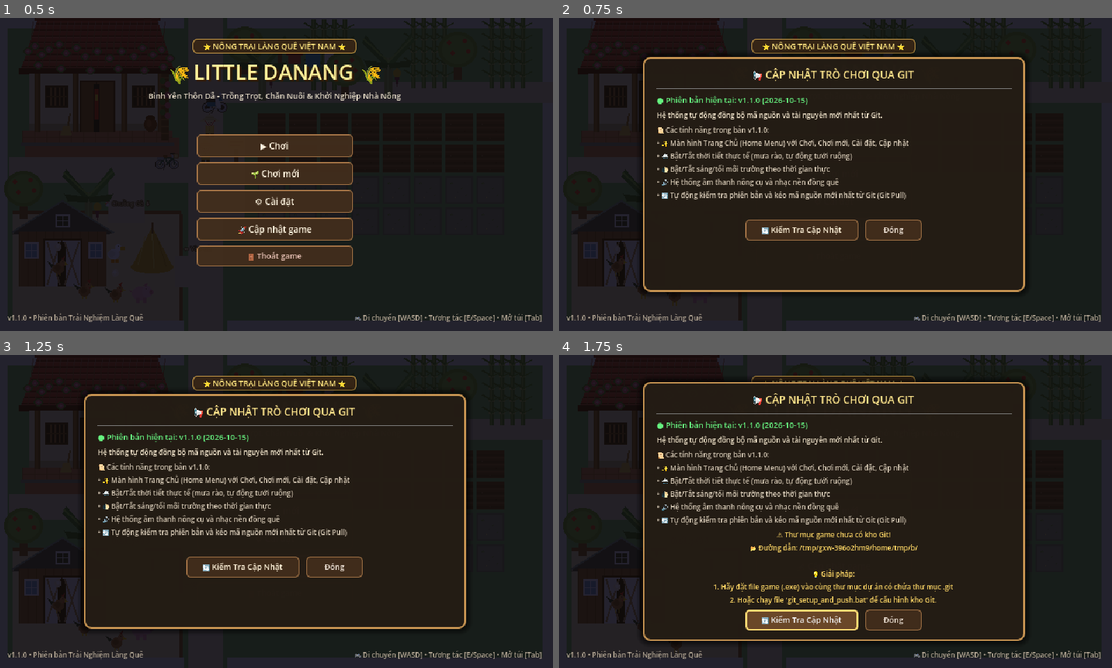
Above: before the commit, frames 1-4 (two rows, left to right).
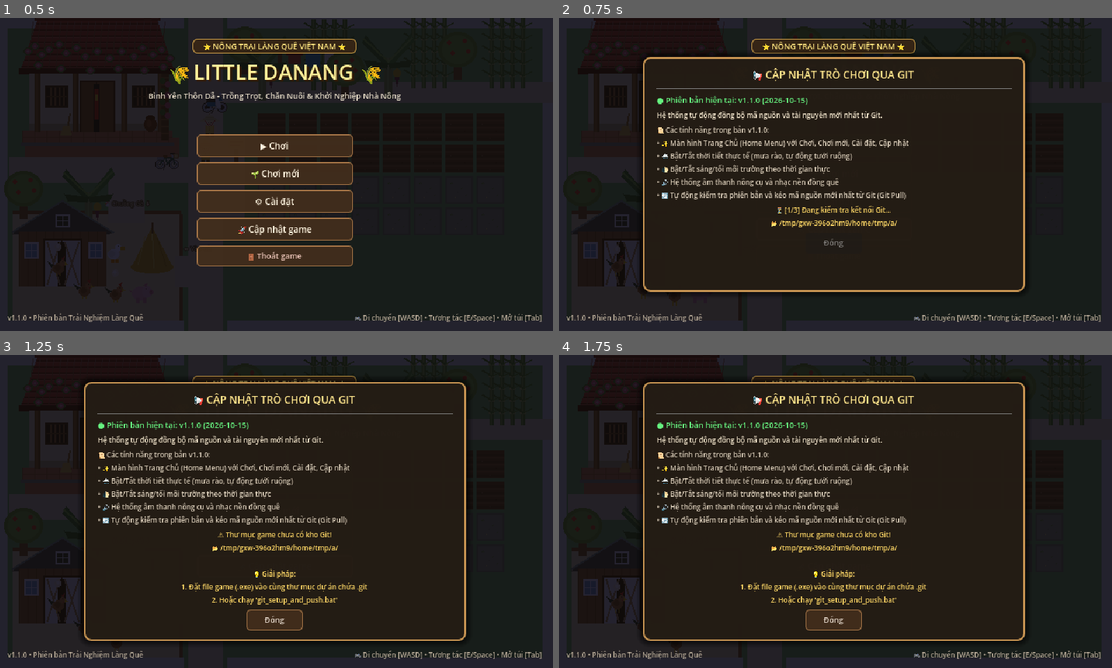
Above: after the commit, the same moments.

Repository: zinh8803/FARM
Game: Godot game, scene res://scenes/main.tscn
Same seed, same stepped clock (60 frames per second), same inputs: the game is played once before the commit and once after it. Sound files missing from this copy of the repository are replaced by a short silence.
Inputs (mouse positions are in pixels of both pictures, inside the frame that each line leads up to):
- Up to frame 1 (0.5 s): no input
- Up to frame 2 (0.75 s): click "🚀 Cập nhật game" at 0.5 s
- Up to frame 3 (1.25 s): no input
- Up to frame 4 (1.75 s): click (802, 567) at 1.25 s, where only the run before the commit has a clickable "🔄 Kiểm Tra Cập Nhật"

Frame 1 is identical in both runs. In frame 2, 2.2% of the frame differs, in the area x 33-66%, y 60-74%; in frame 3, 11%, in the area x 15-85%, y 6-92%; in frame 4, 3.4%.

Commit message:
Simplify update: one-click auto fetch+pull, no extra buttons needed

Diff:
--- a/scripts/home_menu.gd
+++ b/scripts/home_menu.gd
@@ -182,11 +182,16 @@
 	if audio_manager:
 		audio_manager.play_click()
 	load_version_file()
-	update_feedback_label.text = ""
+
+	# Mở panel và bắt đầu cập nhật ngay lập tức
+	btn_restart_game.visible = false
+	btn_check_update.visible = false
 	btn_pull_update.visible = false
-	btn_restart_game.visible = false
-	btn_check_update.disabled = false
+	btn_close_update.disabled = true
 	update_panel.visible = true
+
+	# Chạy toàn bộ quy trình: fetch → pull tự động
+	await _do_auto_update()
 
 func _on_close_update_pressed() -> void:
 	if audio_manager:
@@ -208,56 +213,31 @@
 	var cmd = "cd /d \"%s\" && git %s" % [game_dir, git_args]
 	return OS.execute("cmd.exe", ["/c", cmd], output, true)
 
-func _on_check_update_pressed() -> void:
-	if audio_manager:
-		audio_manager.play_click()
-
+# Quy trình cập nhật tự động: fetch + pull trong 1 bước
+func _do_auto_update() -> void:
 	var game_dir = get_game_dir()
-	update_feedback_label.text = "⏳ Đang kết nối Git repository kiểm tra phiên bản...\n📂 Thư mục: " + game_dir
-	btn_check_update.disabled = true
-
-	# Kiểm tra trạng thái Git local và remote qua command line
-	var output = []
-	var exit_code = git_execute("remote -v", output)
-
-	if exit_code != 0 or output.is_empty() or str(output[0]).strip_edges() == "":
-		update_feedback_label.text = "⚠️ Thư mục game chưa có kho Git!\n📂 Đường dẫn: " + game_dir + "\n\n💡 Giải pháp:\n1. Hãy đặt file game (.exe) vào cùng thư mục dự án có chứa thư mục .git\n2. Hoặc chạy file 'git_setup_and_push.bat' để cấu hình kho Git."
-		btn_check_update.disabled = false
-		return
-
-	# Thực hiện git fetch để kiểm tra commit mới
-	update_feedback_label.text = "⏳ Đang kiểm tra commit mới nhất từ Git (git fetch)..."
-	await get_tree().create_timer(0.3).timeout
+
+	# Bước 1: Kiểm tra Git có tồn tại không
+	update_feedback_label.text = "⏳ [1/3] Đang kiểm tra kết nối Git...\n📂 " + game_dir
+	await get_tree().create_timer(0.2).timeout
+
+	var remote_out = []
+	var remote_code = git_execute("remote -v", remote_out)
+
+	if remote_code != 0 or remote_out.is_empty() or str(remote_out[0]).strip_edges() == "":
+		update_feedback_label.text = "⚠️ Thư mục game chưa có kho Git!\n📂 " + game_dir + "\n\n💡 Giải pháp:\n1. Đặt file game (.exe) vào cùng thư mục dự án chứa .git\n2. Hoặc chạy 'git_setup_and_push.bat'"
+		btn_close_update.disabled = false
+		return
+
+	# Bước 2: Git fetch
+	update_feedback_label.text = "⏳ [2/3] Đang đồng bộ với GitHub (git fetch)..."
+	await get_tree().create_timer(0.2).timeout
 
 	var fetch_out = []
 	git_execute("fetch origin", fetch_out)
 
-	# So sánh commit local và remote
-	var status_out = []
-	git_execute("status -uno", status_out)
-	var status_text = status_out[0] if not status_out.is_empty() else ""
-
-	var ver = str(local_version_info.get("version", "1.1.0"))
-
-	if "behind" in status_text or "can be fast-forwarded" in status_text:
-		update_feedback_label.text = "🔔 Phát hiện mã nguồn phiên bản mới trên Git!\nNhấn nút 'Cập Nhật Git' bên dưới để đồng bộ về máy."
-		btn_pull_update.text = "⬇️ Cập Nhật Git (Pull)"
-		btn_pull_update.visible = true
-	else:
-		update_feedback_label.text = "✅ Bạn đang ở phiên bản mới nhất: v%s!\n(Nếu vừa push commit mới, bạn có thể bấm 'Đồng Bộ Lại' bên dưới)." % ver
-		btn_pull_update.text = "🔄 Đồng Bộ Lại (Git Pull)"
-		btn_pull_update.visible = true
-
-	btn_check_update.disabled = false
-
-func _on_pull_update_pressed() -> void:
-	if audio_manager:
-		audio_manager.play_click()
-
-	btn_pull_update.disabled = true
-	btn_check_update.disabled = true
-	update_feedback_label.text = "⏳ Đang kéo mã nguồn và tài nguyên mới nhất (git pull)..."
-
+	# Bước 3: Git pull
+	update_feedback_label.text = "⏳ [3/3] Đang kéo mã nguồn mới nhất (git pull)..."
 	await get_tree().create_timer(0.2).timeout
 
 	var pull_out = []
@@ -265,31 +245,39 @@
 	if code != 0:
 		code = git_execute("pull origin master", pull_out)
 
-	var result_msg = pull_out[0] if not pull_out.is_empty() else ""
+	var result_msg = str(pull_out[0]).strip_edges() if not pull_out.is_empty() else ""
+
+	btn_close_update.disabled = false
 
 	if code == 0:
 		load_version_file()
-		update_feedback_label.text = "🎉 Cập nhật thành công từ Git!\n" + result_msg.strip_edges()
-		btn_pull_update.visible = false
-		btn_restart_game.visible = true
-	else:
-		update_feedback_label.text = "❌ Quá trình Git pull gặp lỗi:\n" + result_msg.strip_edges() + "\n💡 Bạn có thể chạy file 'update_game.bat' trong thư mục để kiểm tra."
-		btn_pull_update.disabled = false
-
-	btn_check_update.disabled = false
+		var ver = str(local_version_info.get("version", "1.1.0"))
+
+		if "Already up to date" in result_msg or "Already up-to-date" in result_msg:
+			update_feedback_label.text = "✅ Game đã ở phiên bản mới nhất: v%s!\n\nKhông có bản cập nhật mới." % ver
+		else:
+			update_feedback_label.text = "🎉 Cập nhật thành công!\n📦 Phiên bản: v%s\n\n%s\n\n👉 Nhấn 'Khởi động lại' để áp dụng bản cập nhật." % [ver, result_msg]
+			btn_restart_game.visible = true
+	else:
+		update_feedback_label.text = "❌ Cập nhật thất bại:\n" + result_msg + "\n\n💡 Thử chạy file 'update_game.bat' trong thư mục game."
+
+# Giữ lại handler cho các nút cũ (phòng trường hợp scene vẫn tham chiếu)
+func _on_check_update_pressed() -> void:
+	pass
+
+func _on_pull_update_pressed() -> void:
+	pass
 
 func _on_restart_game_pressed() -> void:
 	if audio_manager:
 		audio_manager.play_click()
 
-	# Khởi động lại game — tìm file exe trong thư mục game
+	# Khởi động lại game
 	var game_dir = get_game_dir()
 	var exe_path = OS.get_executable_path()
 	if OS.has_feature("editor"):
-		# Từ editor: chạy run_game.bat
 		OS.create_process("cmd.exe", ["/c", "cd /d \"" + game_dir + "\" && start \"\" run_game.bat"])
 	else:
-		# Từ bản export: chạy lại chính file .exe
 		OS.create_process(exe_path, [])
 	get_tree().quit()
 
